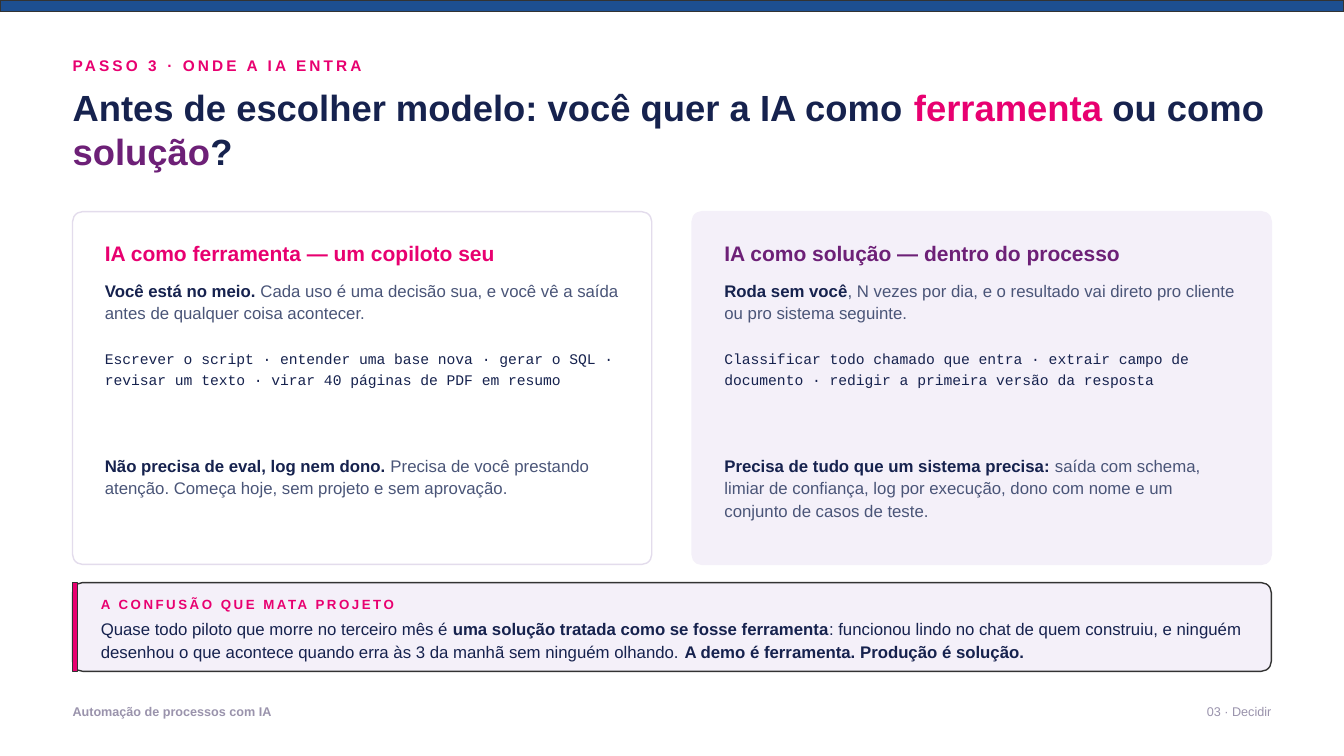
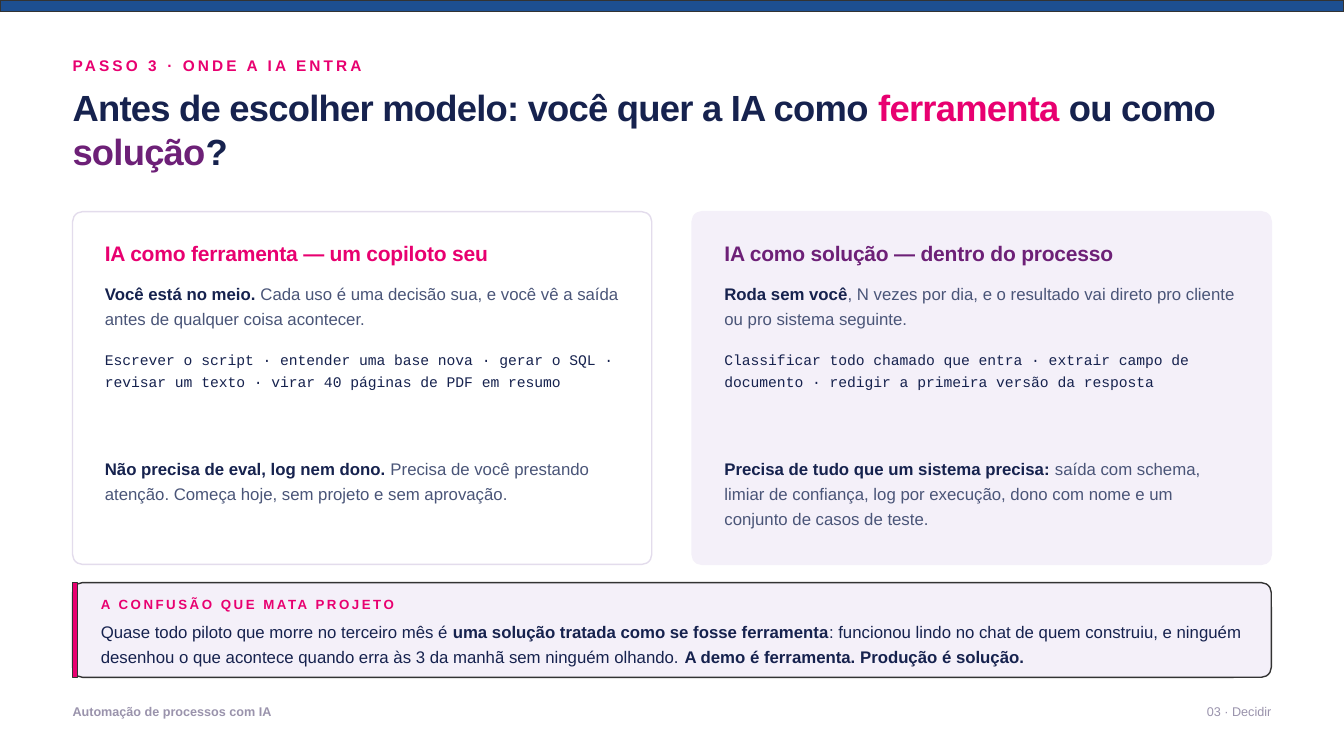
Before and after one commit to gabrcs/casamentos-app, a slide deck: slide 7 of talks/serasa-ia-automacao/deck.pptx. Drawn at 1344x756 pixels with LibreOffice and Linux fonts; fonts in the diff are those of the drawing. Boxes give left, top, right and bottom in pixels: in the first picture for what was removed or moved away, otherwise in the second. Text is boxed around its words. In the diff, an @@ line names an element or a change of style, - is before the commit and + after.

```diff
--- a/talks/serasa-ia-automacao/deck.pptx
+++ b/talks/serasa-ia-automacao/deck.pptx
@@ text "Antes de escolher modelo: você ..." at [73, 93, 1216, 172]: letter spacing 0 to -0.6 pt @@
@@ text "IA como ferramenta — um ..." at [105, 245, 488, 265]: letter spacing 0 to -0.1 pt @@
@@ text "IA como solução — dentro ..." at [724, 245, 1113, 265]: letter spacing 0 to -0.1 pt @@
@@ text "Escrever o script · entender ..." at [105, 354, 595, 390]: line spacing 15pt to 15.5pt @@
@@ text "Classificar todo chamado que entra ..." at [724, 354, 1189, 390]: line spacing 15pt to 15.5pt @@
@@ rounded rectangle: place and size @@
-rounded rectangle at [73, 583, 1271, 671]
+rounded rectangle at [73, 583, 1271, 678]
@@ rounded rectangle at [73, 583, 1271, 678]: proportions changed @@
@@ rectangle: place and size @@
-rectangle at [73, 583, 78, 671]
+rectangle at [73, 583, 78, 678]
@@ line spacing 16pt to 18pt in 5 elements at [105, 287, 618, 329], [105, 463, 589, 504], [724, 287, 1234, 329], [724, 462, 1200, 529], [101, 625, 1241, 667] @@
```
Also in this commit, not shown: 13 other slides changed, 6 other files.
